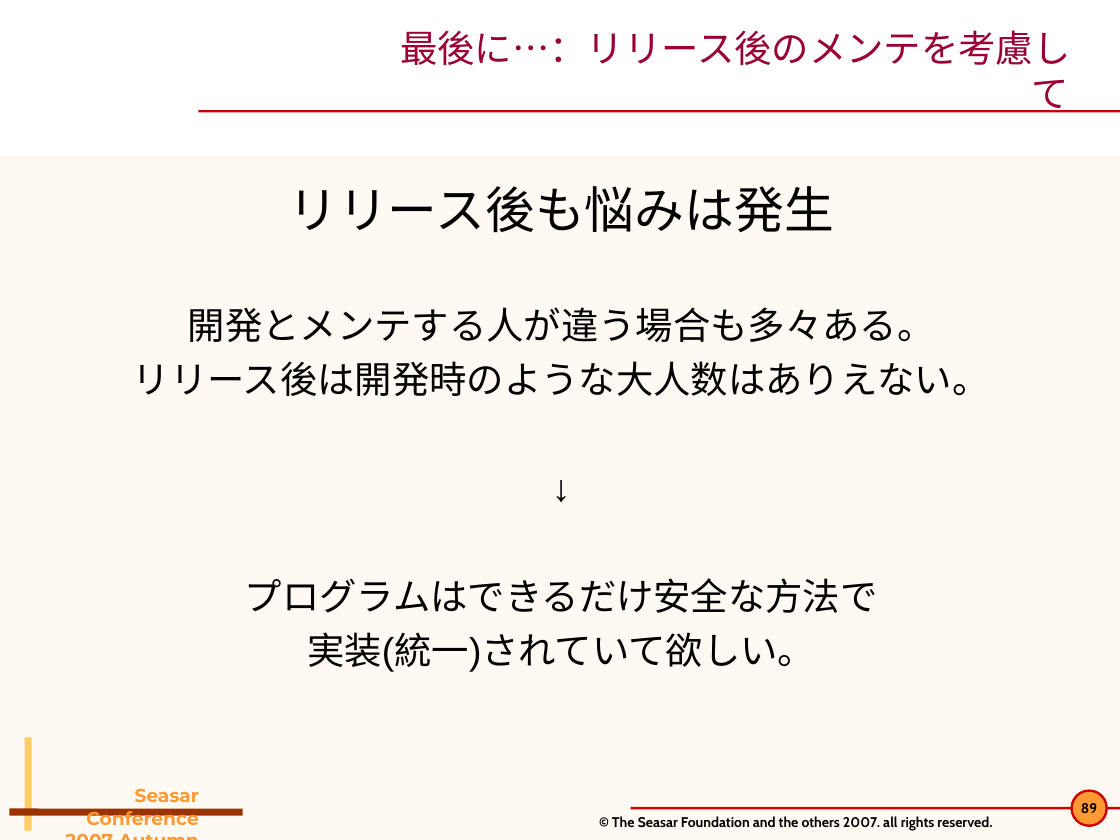
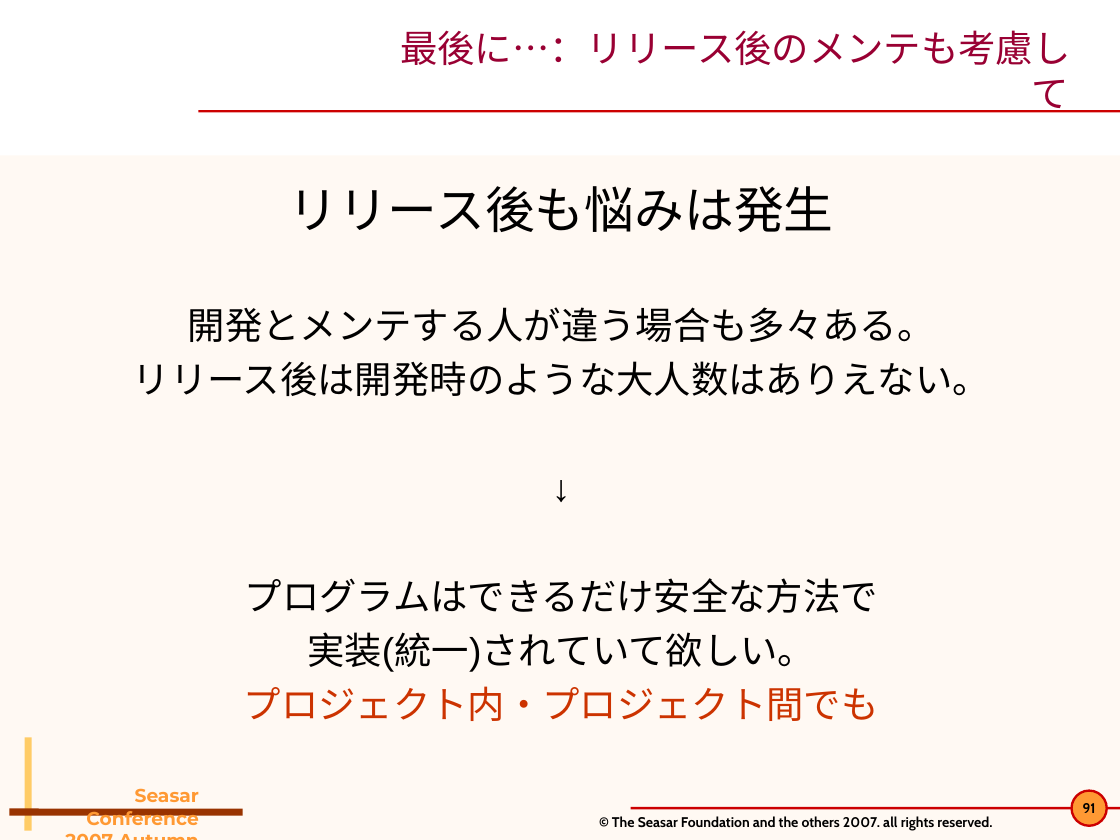
Before and after one commit to seasarorg/dbflute, a slide deck: slide 91 of dbflute/etc/doc/pres/sc2007a_2-DBFlute.ppt (slide 89 before the commit). Drawn at 1120x840 pixels with LibreOffice and Linux fonts; fonts in the diff are those of the drawing; background and template pictures are left out. Boxes give left, top, right and bottom in pixels: in the first picture for what was removed or moved away, otherwise in the second. Text is boxed around its words. In the diff, an @@ line names an element or a change of style, - is before the commit and + after.

```diff
--- a/dbflute/etc/doc/pres/sc2007a_2-DBFlute.ppt
+++ b/dbflute/etc/doc/pres/sc2007a_2-DBFlute.ppt
@@ title at [400, 30, 1070, 113]: text changed @@
-最後に…：リリース後のメンテを考慮して
+最後に…：リリース後のメンテも考慮して
@@ text at [244, 686, 879, 721]: paragraph added @@
+プロジェクト内・プロジェクト間でも
@@ page number at [1083, 803, 1096, 813]: text changed @@
-89
+91
```
Also in this commit, not shown: 14 other slides changed, 2 slides added, 6 other files.
